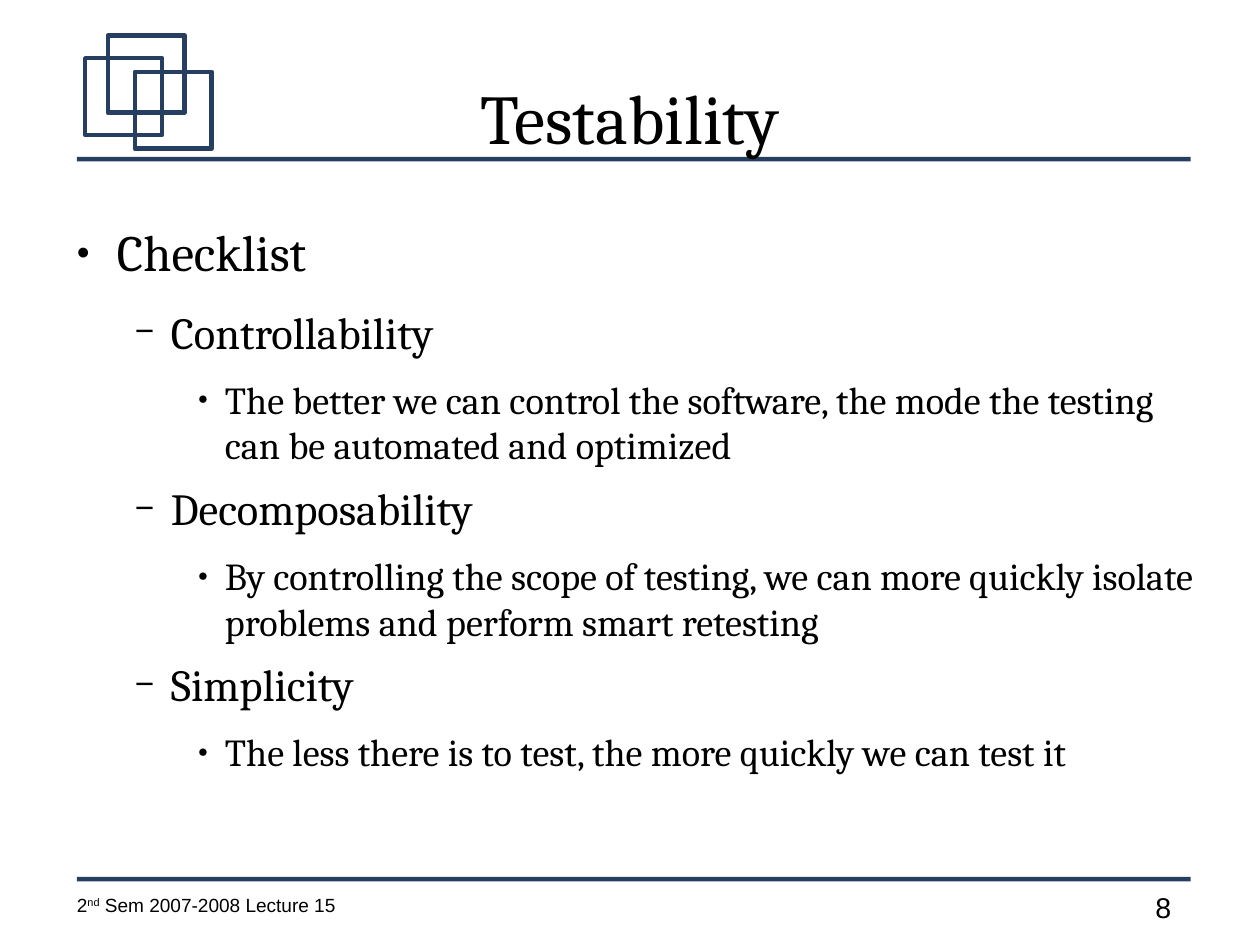
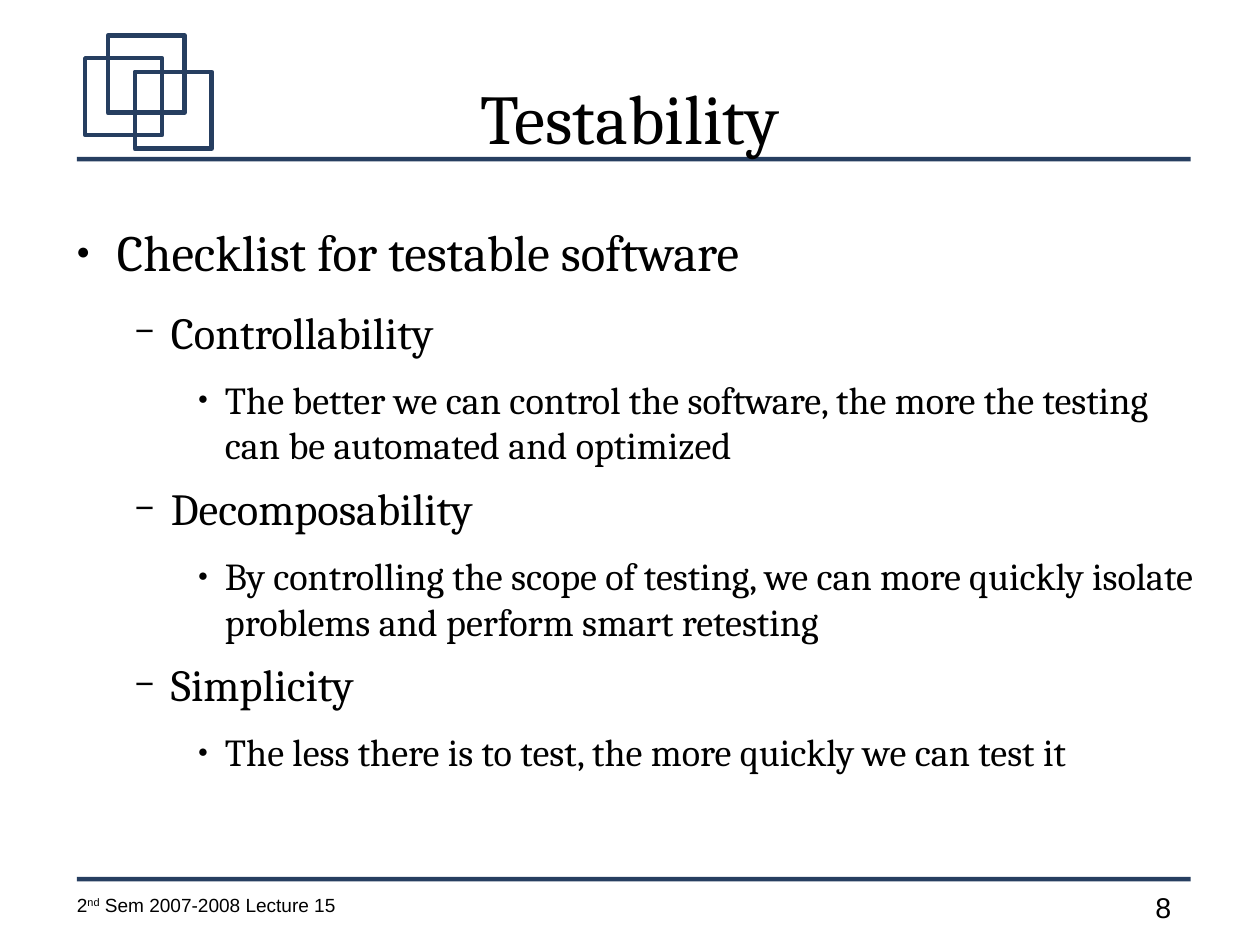
Before and after one commit to jachermocilla/jach-homepage, a slide deck: slide 8 of CMSC128-2nd-Sem-2007-L15.odp. Drawn at 1260x945 pixels with LibreOffice and Linux fonts; fonts in the diff are those of the drawing. Boxes give left, top, right and bottom in pixels: in the first picture for what was removed or moved away, otherwise in the second. Text is boxed around its words. In the diff, an @@ line names an element or a change of style, - is before the commit and + after.

```diff
--- a/CMSC128-2nd-Sem-2007-L15.odp
+++ b/CMSC128-2nd-Sem-2007-L15.odp
@@ text at [117,235,739,272]: text changed @@
-● Checklist
+● Checklist for testable software
@@ text at [225,387,1148,467]: text changed @@
-    ● The better we can control the software, the mode the testing can be automated and optimized
+    ● The better we can control the software, the more the testing can be automated and optimized
```
Also in this commit, not shown: 5 other slides changed, 6 slides added.
